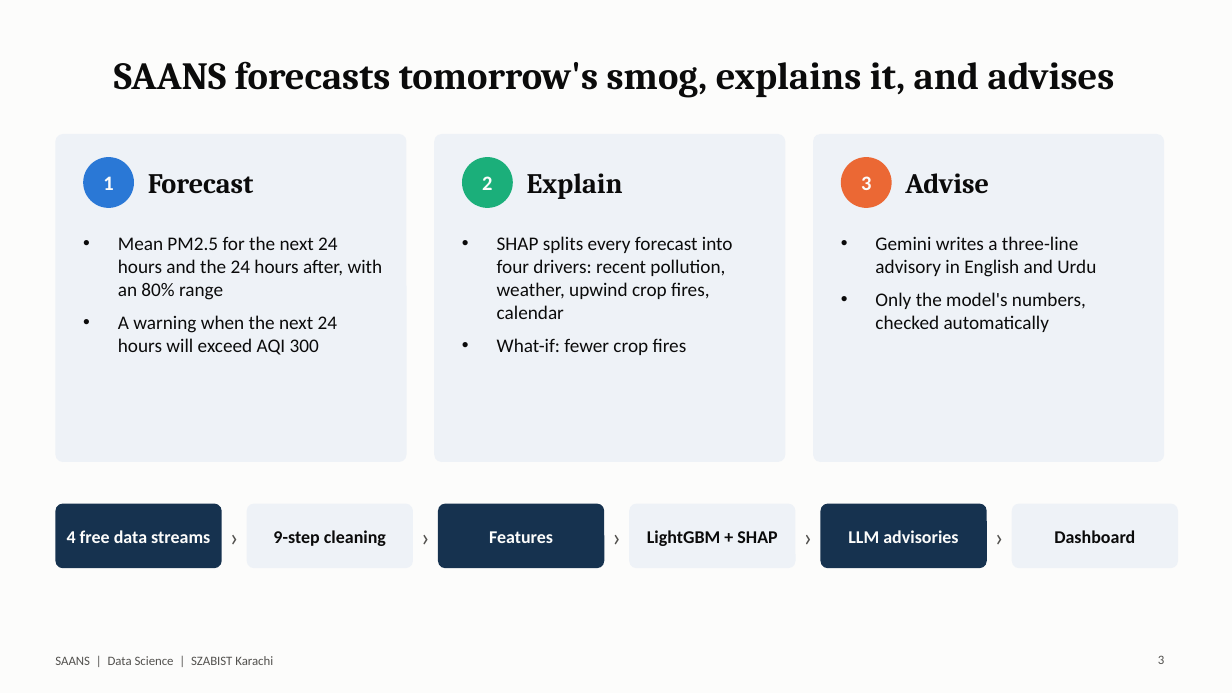
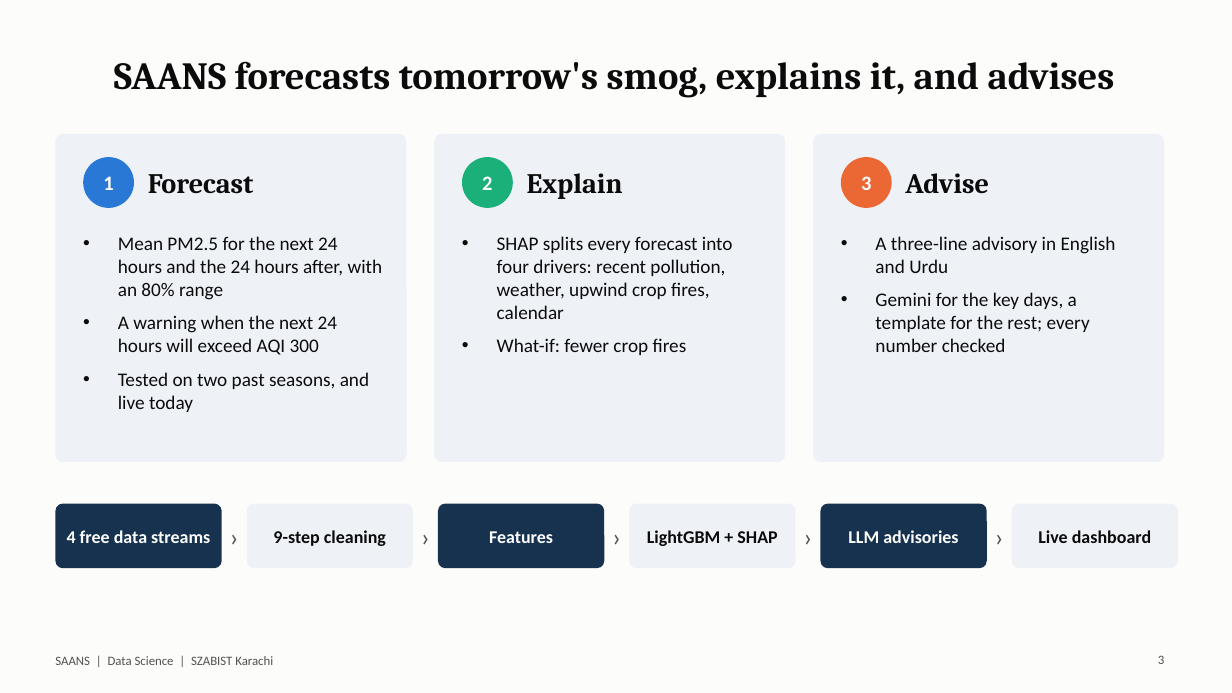
Before and after one commit to FarhanRajputFelix/saans, a slide deck: slide 3 of reports/SAANS_Presentation.pptx. Drawn at 1232x693 pixels with LibreOffice and Linux fonts; fonts in the diff are those of the drawing. Boxes give left, top, right and bottom in pixels: in the first picture for what was removed or moved away, otherwise in the second. Text is boxed around its words. In the diff, an @@ line names an element or a change of style, - is before the commit and + after.

```diff
--- a/reports/SAANS_Presentation.pptx
+++ b/reports/SAANS_Presentation.pptx
@@ text at [875,236,1116,352]: text changed @@
-• Gemini writes a three-line advisory in English and Urdu
-• Only the model's numbers, checked automatically
+• A three-line advisory in English and Urdu
+• Gemini for the key days, a template for the rest; every number checked
@@ text at [118,372,369,412]: paragraph added @@
+• Tested on two past seasons, and live today
@@ text at [1038,530,1151,543]: text changed @@
-Dashboard
+Live dashboard
```
Also in this commit, not shown: 10 other slides changed, 4 slides added, 1 slide removed, 4 other files.
